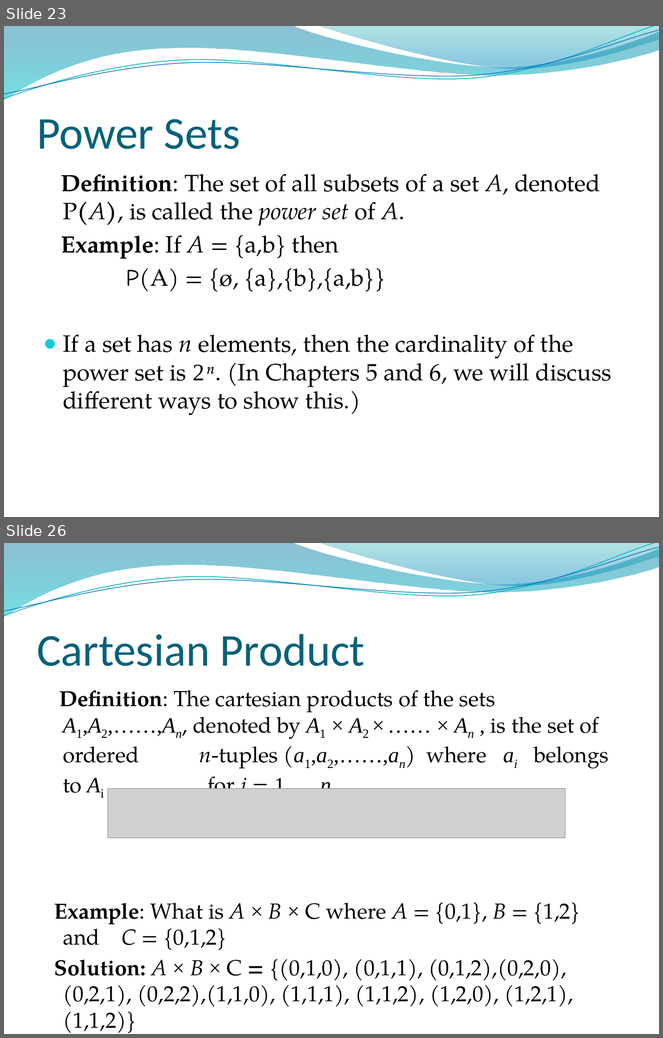
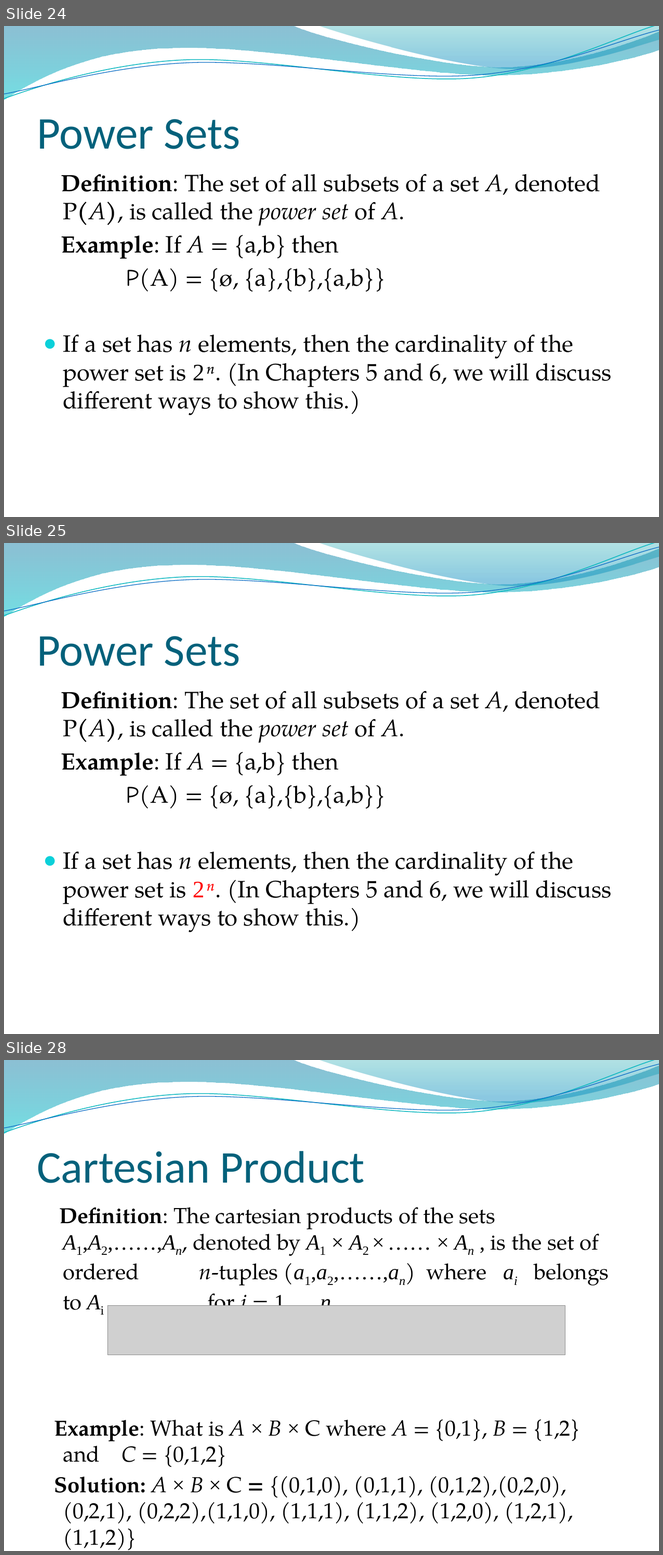
Before and after one commit to lin-chen-GA/lin-chen-GA.github.io, a slide deck: cs2620/slides/cs2620_notes2.pptx. Shown one above the other, each under a label of ours: slides 23 and 26 before the commit, slides 24, 25 and 28 after it; the slides between them are not shown. The pictures are 663x1038 and 663x1555 pixels, drawn with LibreOffice and Linux fonts; fonts in the diff are those of the drawing; grey boxes stand for pictures; background and template pictures are left out. Boxes give left, top, right and bottom in pixels: in the first picture for what was removed or moved away, otherwise in the second. Text is boxed around its words. In the diff, an @@ line names an element or a change of style, - is before the commit and + after.

```diff
--- a/cs2620/slides/cs2620_notes2.pptx
+++ b/cs2620/slides/cs2620_notes2.pptx
@@ slide 25 added at (4,543,659,1034), background picture (left out); not listed: 4 template elements that a slide beside it also shows @@
@@ title added at (37,636,241,666), 50 pt, text #04617B @@
+Power Sets
@@ text added at (61,691,611,932), 26 pt, text #000000 @@
+Definition: The set of all subsets of a set A, denoted P(A), is called the power set of A.
+Example: If A = {a,b} then
+P(A) = {ø, {a},{b},{a,b}}
+● If a set has n elements, then the cardinality of the power set is 2ⁿ. (In Chapters 5 and 6, we will discuss different ways to show this.)
@@ what was slide 23 is now slide 24 @@
@@ what was slide 26 is now slide 28 @@
```
Also in this commit, not shown: 10 slides changed, 1 other slide added, 2 other files.
